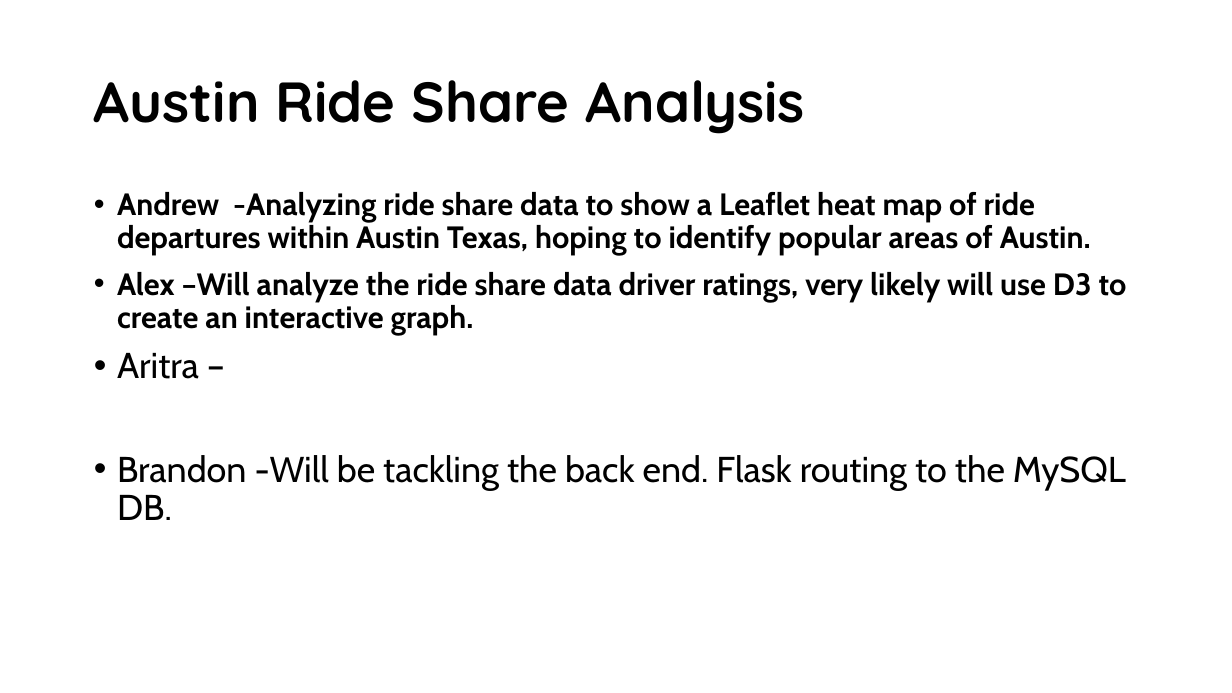
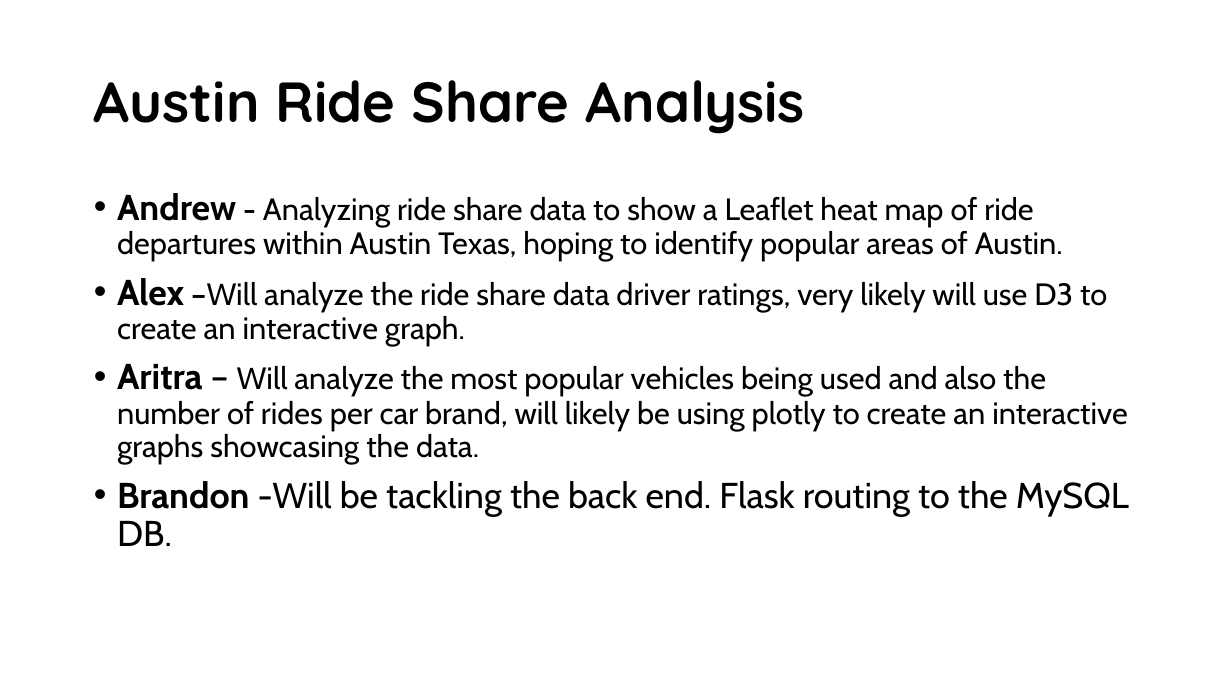
Before and after one commit to FunFighter/rideshare, a slide deck: slide 4 of Austin, TX Ride Share.pptx (slide 3 before the commit). Drawn at 1232x693 pixels with LibreOffice and Linux fonts; fonts in the diff are those of the drawing. Boxes give left, top, right and bottom in pixels: in the first picture for what was removed or moved away, otherwise in the second. Text is boxed around its words. In the diff, an @@ line names an element or a change of style, - is before the commit and + after.

Commit message:
ppt updated

```diff
--- a/Austin, TX Ride Share.pptx
+++ b/Austin, TX Ride Share.pptx
@@ text at <box>117,193,1063,261</box>: text changed; bold off @@
-• Andrew -Analyzing ride share data to show a Leaflet heat map of ride departures within Austin Texas, hoping to identify popular areas of Austin.
+• Andrew - Analyzing ride share data to show a Leaflet heat map of ride departures within Austin Texas, hoping to identify popular areas of Austin.
@@ text at <box>117,278,1129,546</box>: size 24 to 28 pt in "Alex"; bold off in "–Will analyze the ride share data driver ..."; bold on in "Brandon" @@
@@ text at <box>117,364,1128,464</box>: text changed; size 28 to 24 pt @@
-• Aritra –
+• Aritra – Will analyze the most popular vehicles being used and also the number of rides per car brand, will likely be using plotly to create an interactive graphs showcasing the data.
```
Also in this commit, not shown: 1 other slide changed, 1 slide added.
